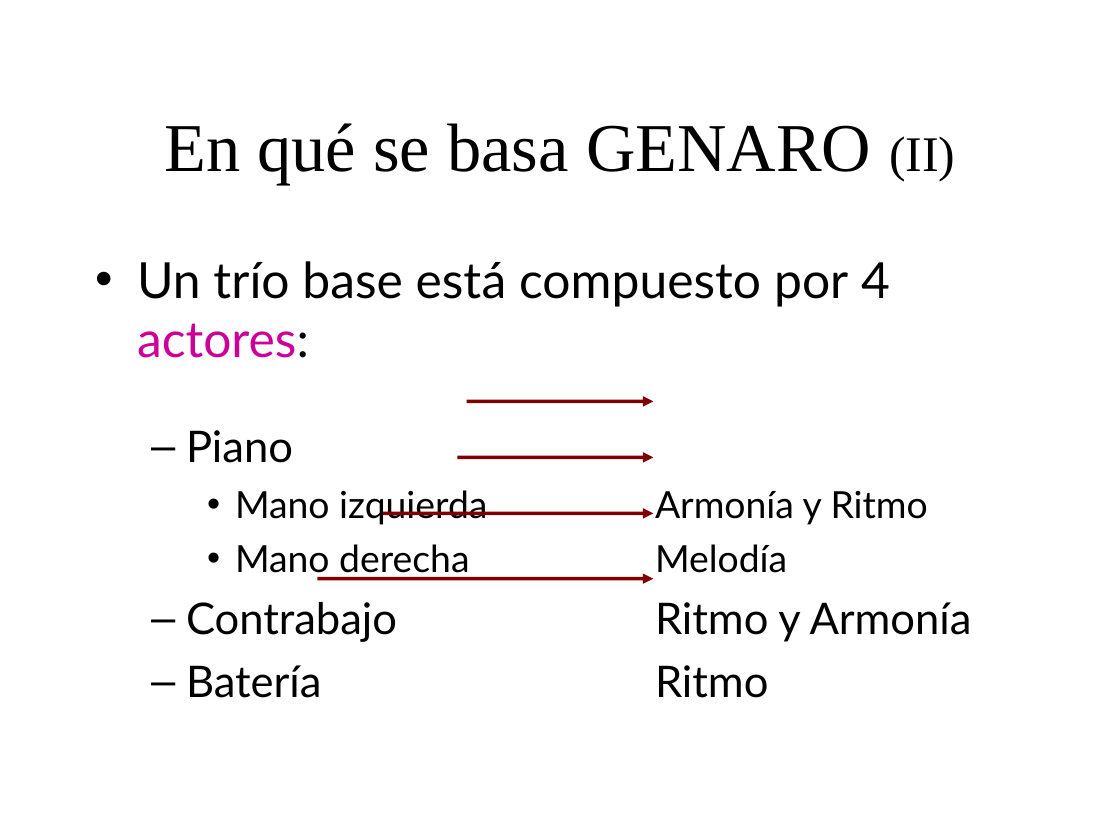
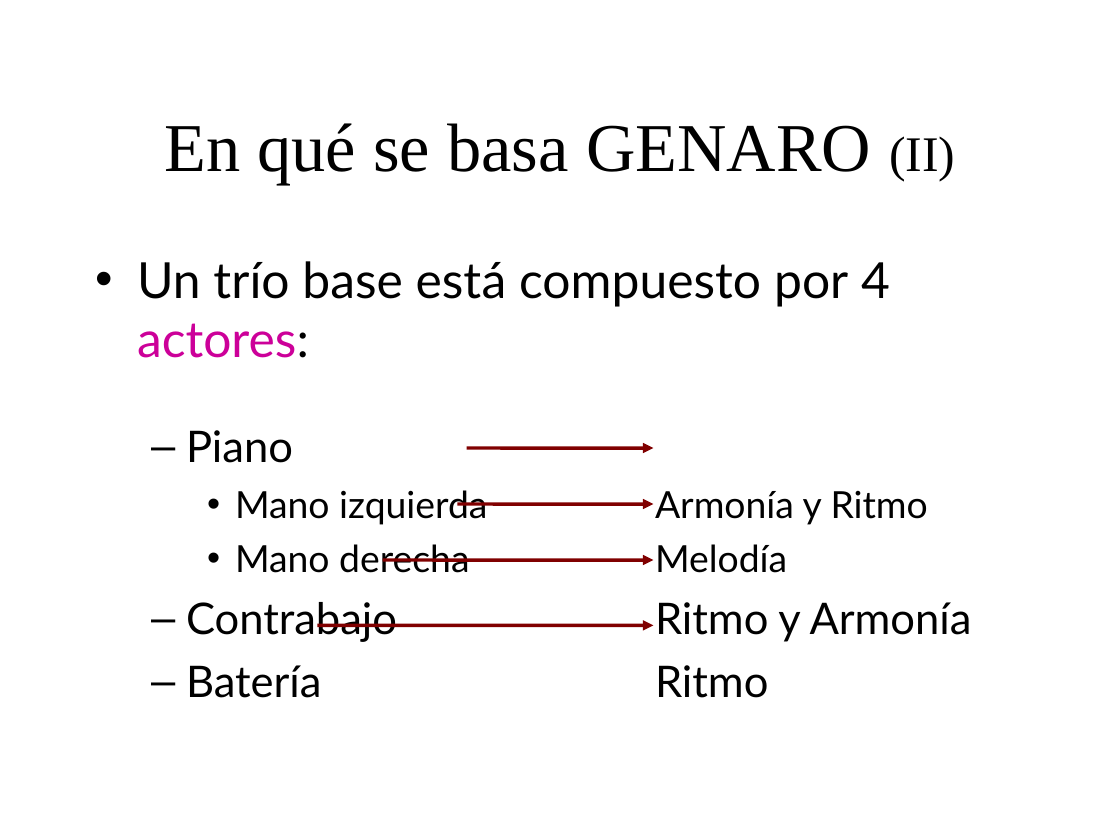
Before and after one commit to BackupTheBerlios/genaro, a slide deck: slide 9 of Documentos/MemoriaSSII/presentacion_proyecto.ppt. Drawn at 1120x840 pixels with LibreOffice and Linux fonts; fonts in the diff are those of the drawing; background and template pictures are left out. Boxes give left, top, right and bottom in pixels: in the first picture for what was removed or moved away, otherwise in the second. Text is boxed around its words. In the diff, an @@ line names an element or a change of style, - is before the commit and + after.

```diff
--- a/Documentos/MemoriaSSII/presentacion_proyecto.ppt
+++ b/Documentos/MemoriaSSII/presentacion_proyecto.ppt
@@ 4 arrows: place and size @@
-4 arrows at (317,401,653,579)
+4 arrows at (317,448,653,625)
```
Also in this commit, not shown: 17 other slides changed.
